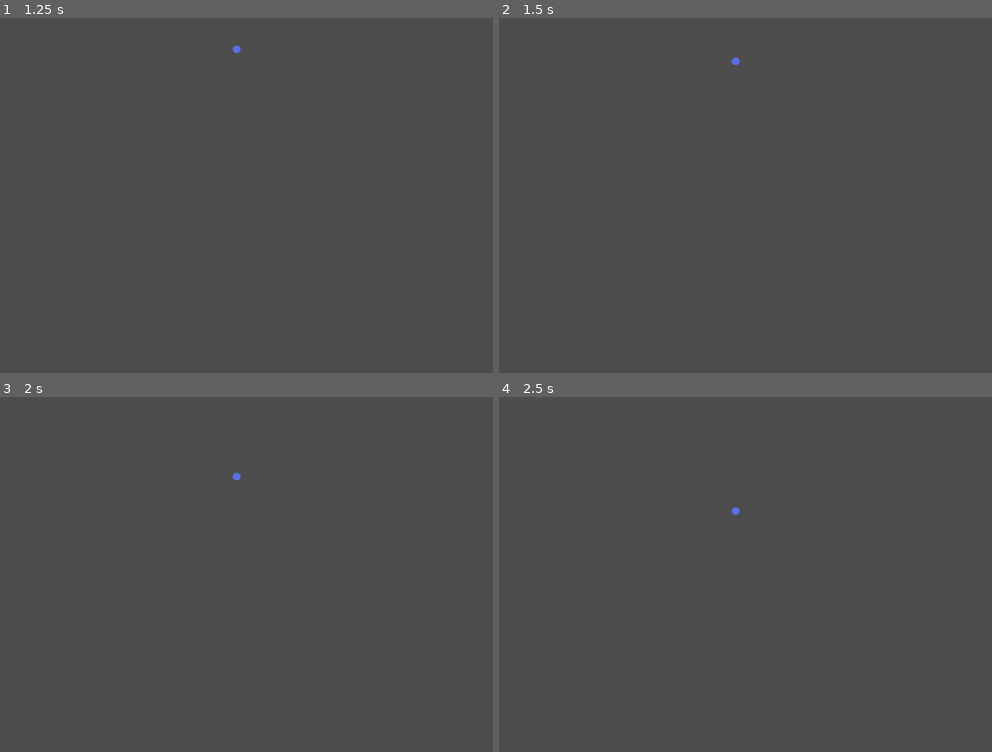
Above: before the commit, frames 1-4 (two rows, left to right).
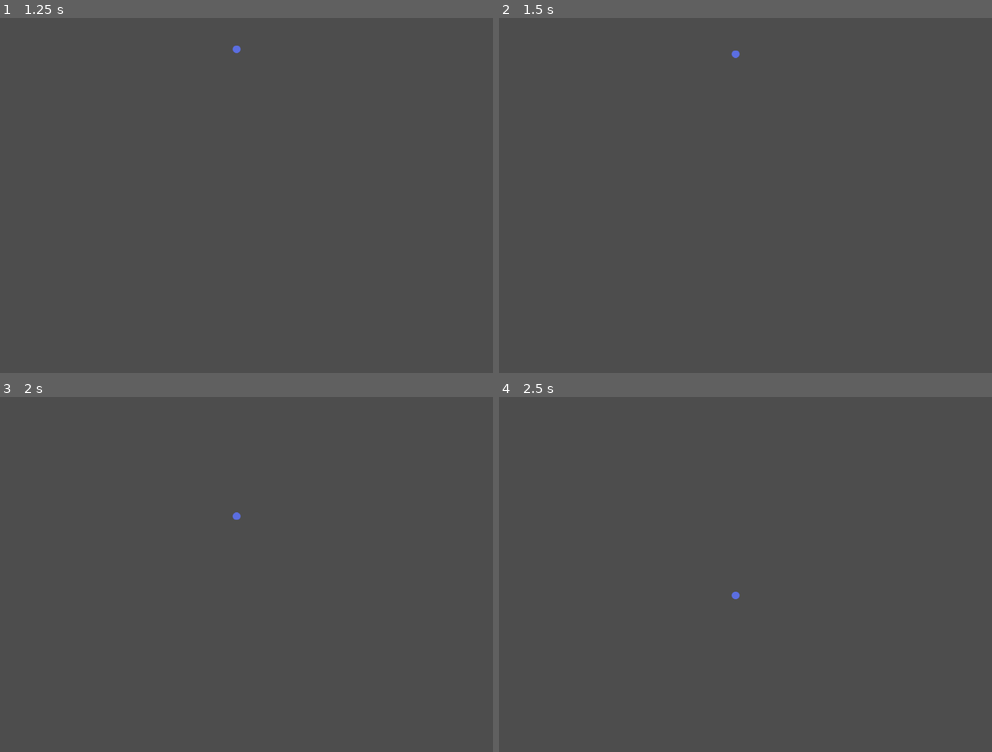
Above: after the commit, the same moments.

Repository: Dripcoding/godot-breakout2d
Game: Godot game, scene res://main.tscn
Same seed, same stepped clock (60 frames per second), same inputs: the game is played once before the commit and once after it.
Inputs:
- Up to frame 1 (1.25 s): tap Enter at 0.5 s
- Up to frame 2 (1.5 s): tap Space at 1.25 s
- Up to frame 3 (2 s): no input
- Up to frame 4 (2.5 s): tap Enter at 2 s

Frame 1 is identical in both runs. In frame 2, less than 0.1% of the frame differs, in the area x 47-49%, y 9-14%; in frame 3, less than 0.1%; in frame 4, less than 0.1%, in the area x 47-49%, y 31-57%.

Commit message:
reposition boundaries

Diff:
--- a/ball.tscn
+++ b/ball.tscn
@@ -1,15 +1,16 @@
-[gd_scene load_steps=4 format=3 uid="uid://bm7sesqo7tbli"]
+[gd_scene load_steps=5 format=3 uid="uid://bm7sesqo7tbli"]
 
 [ext_resource type="Script" path="res://ball.gd" id="1_ce0h2"]
 [ext_resource type="Texture2D" uid="uid://br18y6qvt2ybx" path="res://ball.png" id="1_pmm1p"]
+
+[sub_resource type="PhysicsMaterial" id="PhysicsMaterial_idmfa"]
 
 [sub_resource type="CircleShape2D" id="CircleShape2D_4ictn"]
 radius = 8.0
 
 [node name="Ball" type="RigidBody2D"]
+physics_material_override = SubResource("PhysicsMaterial_idmfa")
 gravity_scale = 0.0
-continuous_cd = 1
-can_sleep = false
 linear_velocity = Vector2(0, -400)
 script = ExtResource("1_ce0h2")
 
--- /dev/null
+++ b/left_boundary.tscn
@@ -0,0 +1,14 @@
+[gd_scene load_steps=3 format=3 uid="uid://cfcq0cgknxy7a"]
+
+[sub_resource type="PhysicsMaterial" id="PhysicsMaterial_71iio"]
+bounce = 1.0
+
+[sub_resource type="RectangleShape2D" id="RectangleShape2D_perpt"]
+size = Vector2(793, 20)
+
+[node name="LeftBoundary" type="StaticBody2D"]
+physics_material_override = SubResource("PhysicsMaterial_71iio")
+
+[node name="CollisionShape2D" type="CollisionShape2D" parent="."]
+position = Vector2(397.5, 0)
+shape = SubResource("RectangleShape2D_perpt")
--- a/main.tscn
+++ b/main.tscn
@@ -1,9 +1,14 @@
-[gd_scene load_steps=5 format=3 uid="uid://dbi1h4bkp4ask"]
+[gd_scene load_steps=8 format=3 uid="uid://dbi1h4bkp4ask"]
 
 [ext_resource type="Script" path="res://main.gd" id="1_i8u1w"]
 [ext_resource type="PackedScene" uid="uid://qn1bm7tqvr6p" path="res://player.tscn" id="2_utlau"]
 [ext_resource type="PackedScene" uid="uid://bm7sesqo7tbli" path="res://ball.tscn" id="3_34e30"]
-[ext_resource type="PackedScene" uid="uid://jyti1tqjc4hc" path="res://boundary.tscn" id="4_wkp3w"]
+[ext_resource type="PackedScene" uid="uid://dfar26gqsb5bp" path="res://top_boundary.tscn" id="4_f75ow"]
+[ext_resource type="PackedScene" uid="uid://br7v03cx7yw71" path="res://right_boundary.tscn" id="5_gx52f"]
+[ext_resource type="PackedScene" uid="uid://cfcq0cgknxy7a" path="res://left_boundary.tscn" id="6_aludy"]
+
+[sub_resource type="PhysicsMaterial" id="PhysicsMaterial_0pcjc"]
+bounce = 1.0
 
 [node name="main" type="Node"]
 script = ExtResource("1_i8u1w")
@@ -15,13 +20,15 @@
 [node name="Ball" parent="." instance=ExtResource("3_34e30")]
 position = Vector2(480, 527)
 
-[node name="TopBoundary" parent="." instance=ExtResource("4_wkp3w")]
-position = Vector2(11, 1)
+[node name="TopBoundary" parent="." instance=ExtResource("4_f75ow")]
+physics_material_override = SubResource("PhysicsMaterial_0pcjc")
+constant_linear_velocity = Vector2(0, 1)
 
-[node name="RightBoundary" parent="." instance=ExtResource("4_wkp3w")]
-position = Vector2(1014, 6)
+[node name="RightBoundary" parent="." instance=ExtResource("5_gx52f")]
+position = Vector2(983, 99)
 rotation = 1.5708
+scale = Vector2(1.01164, 0.99134)
 
-[node name="LeftBoundary" parent="." instance=ExtResource("4_wkp3w")]
-position = Vector2(-3, 11)
+[node name="LeftBoundary" parent="." instance=ExtResource("6_aludy")]
+position = Vector2(10, 20)
 rotation = 1.5708
--- a/project.godot
+++ b/project.godot
@@ -12,7 +12,7 @@
 
 config/name="Breakout2d"
 run/main_scene="res://main.tscn"
-config/features=PackedStringArray("4.1", "GL Compatibility")
+config/features=PackedStringArray("4.2", "GL Compatibility")
 
 [display]
 
--- /dev/null
+++ b/right_boundary.tscn
@@ -0,0 +1,14 @@
+[gd_scene load_steps=3 format=3 uid="uid://br7v03cx7yw71"]
+
+[sub_resource type="PhysicsMaterial" id="PhysicsMaterial_crd3k"]
+bounce = 1.0
+
+[sub_resource type="RectangleShape2D" id="RectangleShape2D_70r1l"]
+size = Vector2(954.5, 20)
+
+[node name="RightBoundary" type="StaticBody2D"]
+physics_material_override = SubResource("PhysicsMaterial_crd3k")
+
+[node name="CollisionShape2D" type="CollisionShape2D" parent="."]
+position = Vector2(400, -7)
+shape = SubResource("RectangleShape2D_70r1l")
--- /dev/null
+++ b/top_boundary.tscn
@@ -0,0 +1,14 @@
+[gd_scene load_steps=3 format=3 uid="uid://dfar26gqsb5bp"]
+
+[sub_resource type="PhysicsMaterial" id="PhysicsMaterial_0b4c5"]
+bounce = 1.0
+
+[sub_resource type="RectangleShape2D" id="RectangleShape2D_m3bt0"]
+size = Vector2(1000.5, 20)
+
+[node name="TopBoundary" type="StaticBody2D"]
+physics_material_override = SubResource("PhysicsMaterial_0b4c5")
+
+[node name="CollisionShape2D" type="CollisionShape2D" parent="."]
+position = Vector2(500, 10)
+shape = SubResource("RectangleShape2D_m3bt0")
Not shown: 1 places in boundary.tscn that only renumber resources
